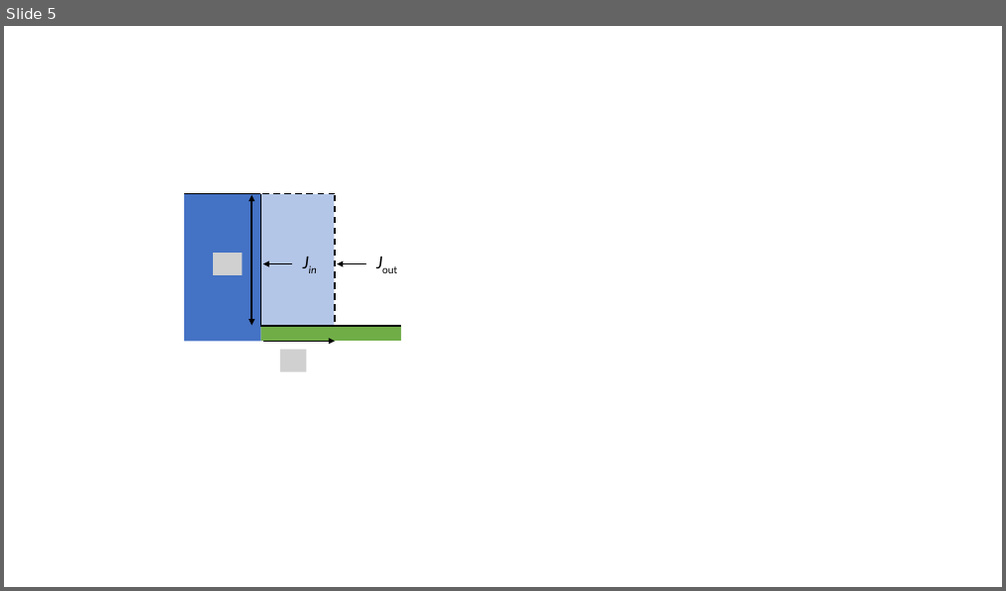
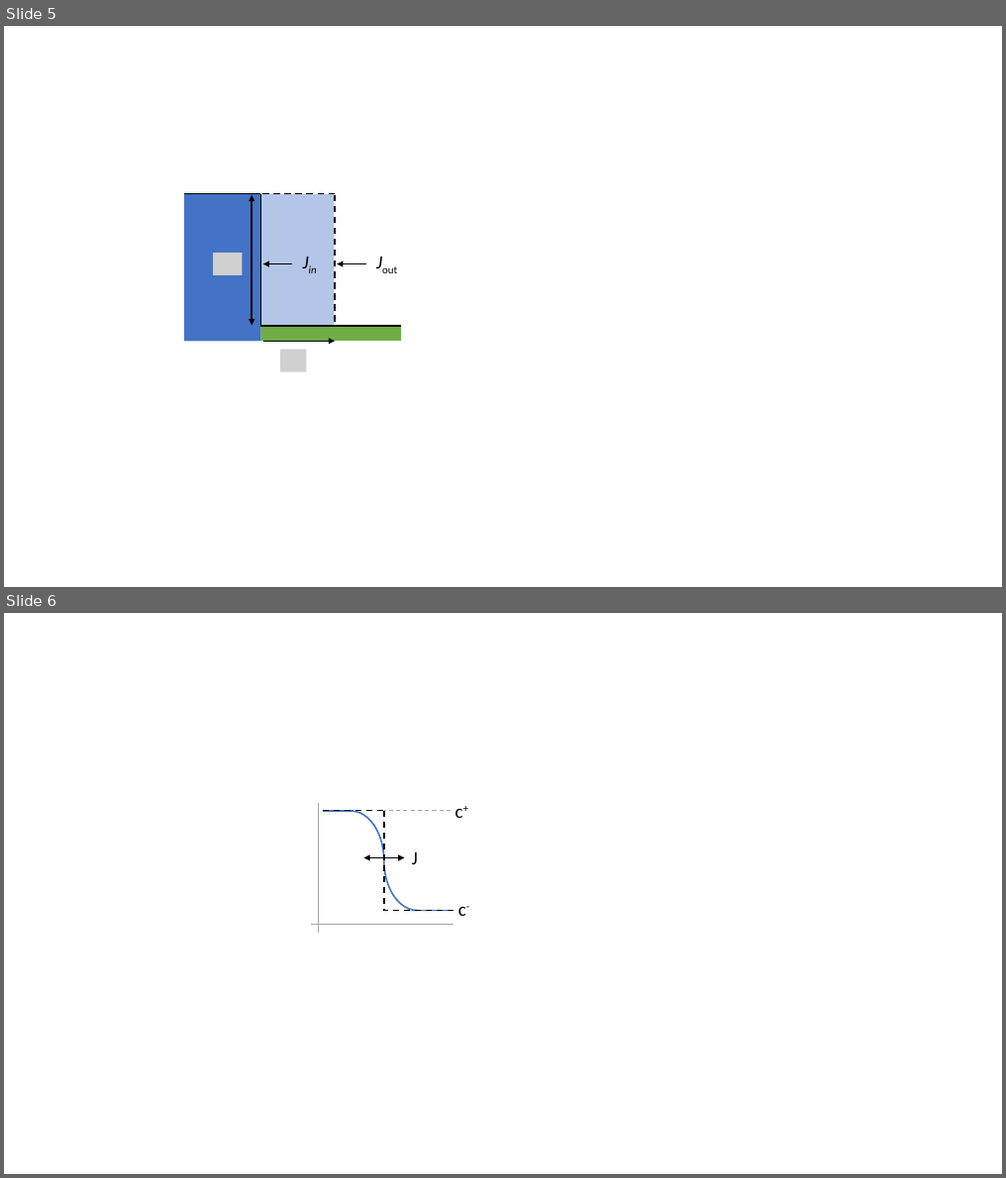
Before and after one commit to GJBoth/Masters-thesis, a slide deck: source/figures.pptx. Shown one above the other, each under a label of ours: slide 5 before the commit, slides 5 and 6 after it. The pictures are 1006x591 and 1006x1178 pixels, drawn with LibreOffice and Linux fonts; fonts in the diff are those of the drawing; grey boxes stand for pictures. Boxes give left, top, right and bottom in pixels: in the first picture for what was removed or moved away, otherwise in the second. Text is boxed around its words. In the diff, an @@ line names an element or a change of style, - is before the commit and + after.

```diff
--- a/source/figures.pptx
+++ b/source/figures.pptx
@@ slide 6 added at <box>4,613,1002,1174</box>, background #FFFFFF @@
@@ group added at <box>311,803,466,934</box>: 8 lines, 3 texts, 2 arc (boxed as its full ellipse)s, 1 double arrow @@
+J
+c-
+c+
```
Also in this commit, not shown: 1 other slide added, 1 slide removed, 9 other files.
